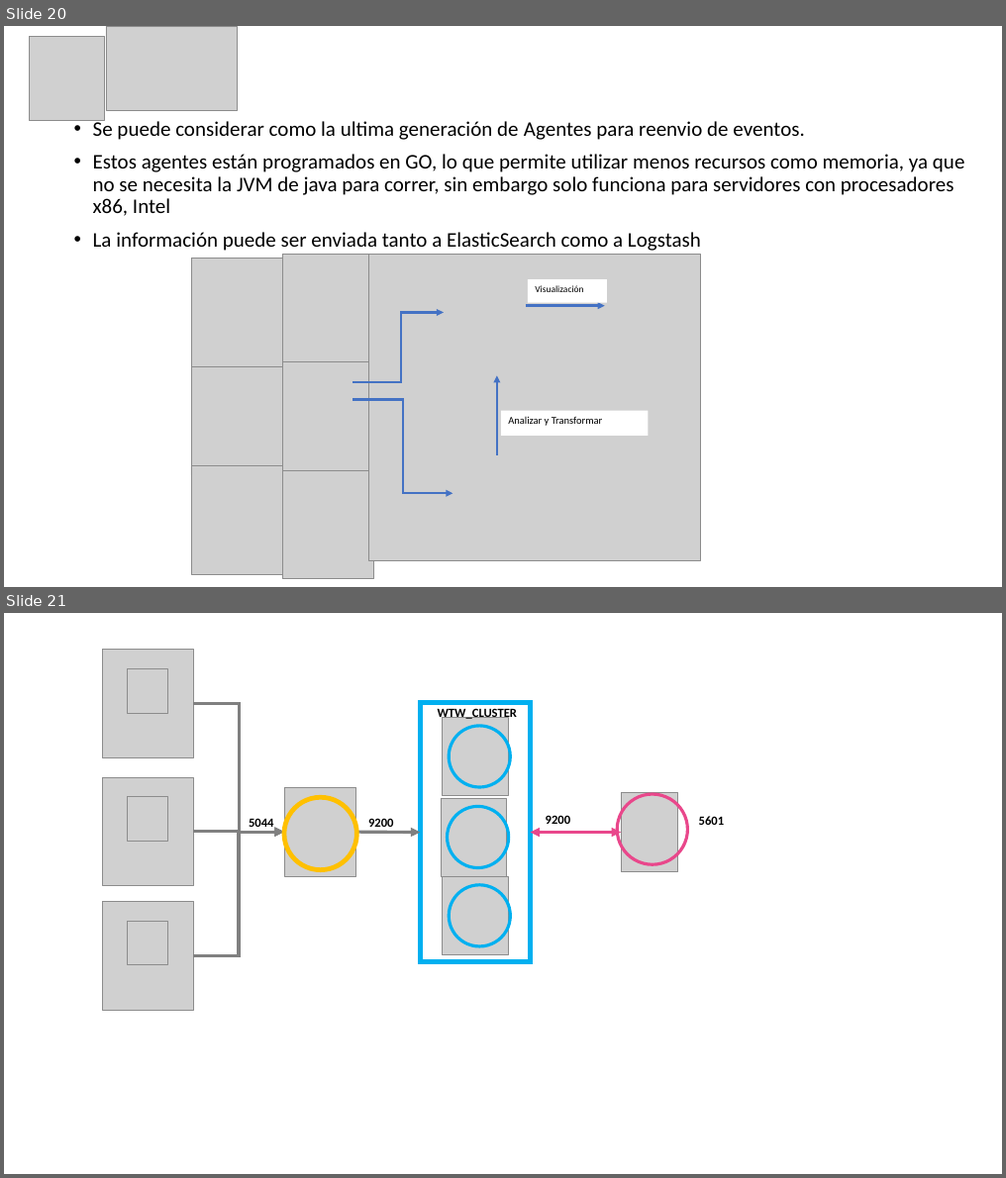
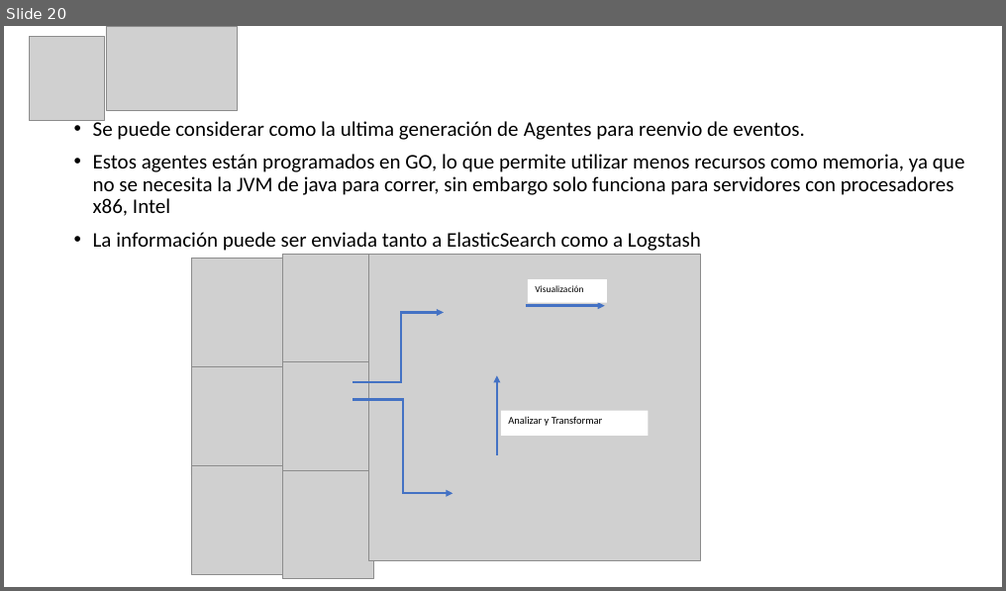
Before and after one commit to khemtz/Demo1, a slide deck: demo1.pptx. Shown one above the other, each under a label of ours: slides 20 and 21 before the commit, slide 20 after it. The pictures are 1006x1178 and 1006x591 pixels, drawn with LibreOffice and Linux fonts; fonts in the diff are those of the drawing; grey boxes stand for pictures. Boxes give left, top, right and bottom in pixels: in the first picture for what was removed or moved away, otherwise in the second. Text is boxed around its words. In the diff, an @@ line names an element or a change of style, - is before the commit and + after.

```diff
--- a/demo1.pptx
+++ b/demo1.pptx
@@ slide 21 removed at bbox=[4, 613, 1002, 1174], background #FFFFFF @@
@@ picture removed at bbox=[102, 650, 193, 759] @@
@@ picture removed at bbox=[128, 669, 168, 713] @@
@@ elbow arrow removed from (193, 703) to (284, 833) @@
@@ rectangle removed at bbox=[420, 702, 531, 961] @@
@@ text removed at bbox=[438, 707, 517, 721] @@
-WTW_CLUSTER
@@ picture removed at bbox=[443, 717, 509, 796] @@
@@ ellipse removed at bbox=[449, 726, 510, 787] @@
@@ picture removed at bbox=[102, 777, 193, 886] @@
@@ picture removed at bbox=[284, 787, 355, 876] @@
@@ picture removed at bbox=[128, 797, 168, 842] @@
@@ text removed at bbox=[249, 818, 273, 827] @@
-5044
@@ ellipse removed at bbox=[284, 797, 356, 869] @@
@@ text removed at bbox=[368, 818, 393, 827] @@
-9200
@@ picture removed at bbox=[441, 798, 506, 876] @@
@@ ellipse removed at bbox=[448, 807, 509, 868] @@
@@ text removed at bbox=[546, 815, 570, 824] @@
-9200
@@ ellipse removed at bbox=[617, 794, 687, 864] @@
@@ picture removed at bbox=[621, 792, 678, 872] @@
@@ text removed at bbox=[699, 816, 724, 825] @@
-5601
@@ elbow arrow removed from (193, 956) to (284, 833) @@
@@ elbow arrow removed from (193, 832) to (284, 833) @@
@@ arrow removed from (356, 833) to (420, 833) @@
@@ double arrow removed from (531, 833) to (621, 833) @@
@@ picture removed at bbox=[443, 876, 509, 956] @@
@@ picture removed at bbox=[102, 901, 193, 1010] @@
@@ ellipse removed at bbox=[449, 885, 510, 947] @@
@@ picture removed at bbox=[128, 921, 168, 964] @@
```
Also in this commit, not shown: 2 other files.
